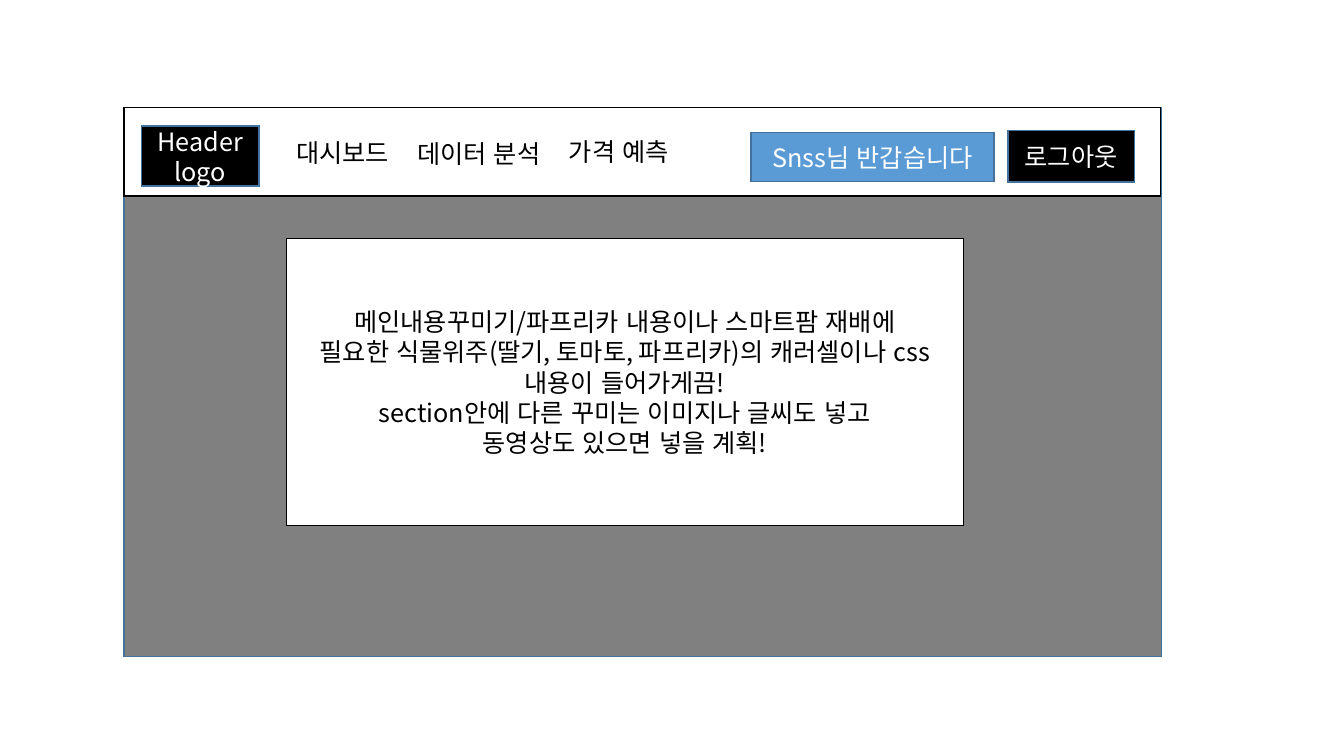
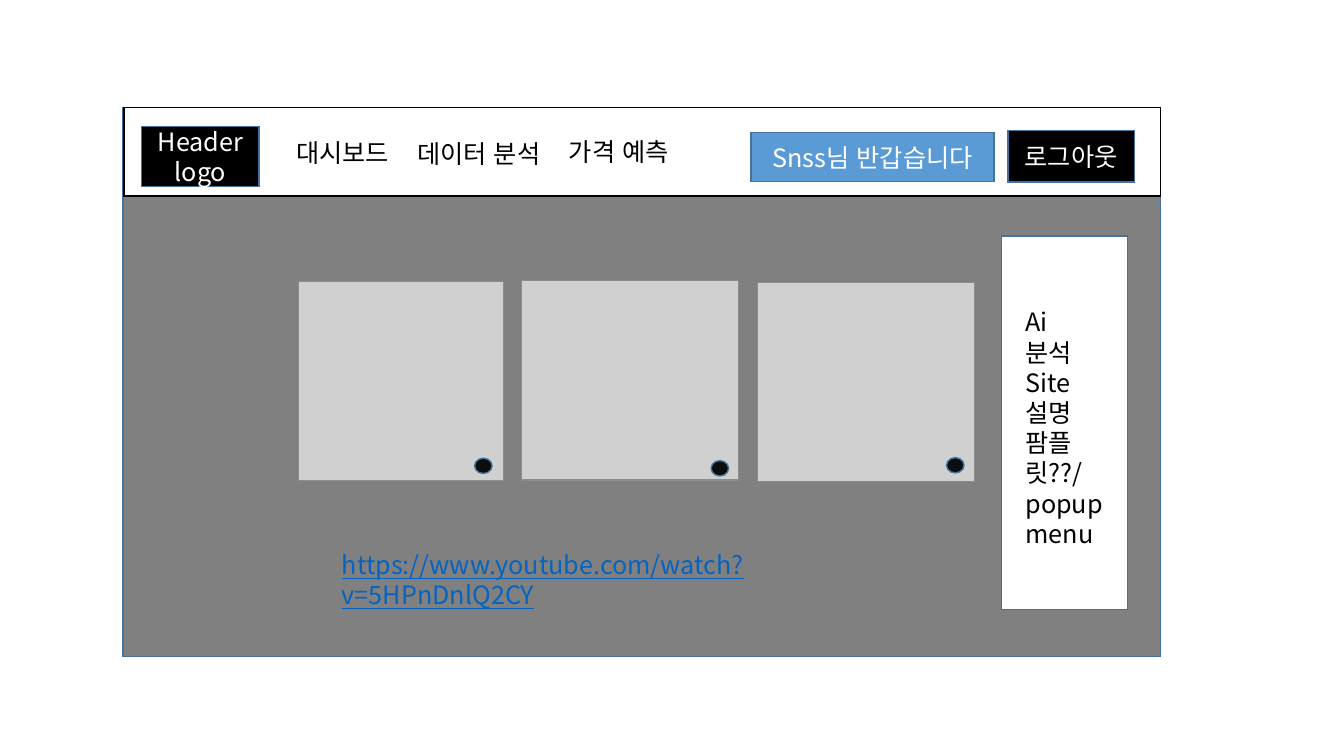
Before and after one commit to sky17892/python_1st_project, a slide deck: slide 3 of 1st_document/화면설계서.pptx (slide 2 before the commit). Drawn at 1344x756 pixels with LibreOffice and Linux fonts; fonts in the diff are those of the drawing; grey boxes stand for pictures. Boxes give left, top, right and bottom in pixels: in the first picture for what was removed or moved away, otherwise in the second. Text is boxed around its words. In the diff, an @@ line names an element or a change of style, - is before the commit and + after.

```diff
--- a/1st_document/화면설계서.pptx
+++ b/1st_document/화면설계서.pptx
@@ rectangle removed at (286, 238, 964, 525) @@
-메인내용꾸미기/파프리카 내용이나 스마트팜 재배에
-필요한 식물위주(딸기, 토마토, 파프리카)의 캐러셀이나 css내용이 들어가게끔!
-section안에 다른 꾸미는 이미지나 글씨도 넣고
-동영상도 있으면 넣을 계획!
@@ rectangle added at (1001, 236, 1127, 609), fill #FFFFFF, outline #43739E 1 pt @@
@@ picture added at (298, 282, 504, 481) @@
@@ picture added at (521, 281, 738, 481) @@
@@ picture added at (758, 283, 975, 482) @@
@@ text added at (1025, 311, 1082, 487), 18 pt, text #000000 @@
+Ai
+분석
+Site
+설명
+팜플릿??/popupmenu
@@ ellipse added at (475, 459, 492, 474), fill #0D0D0D, outline #43739E 1 pt @@
@@ ellipse added at (711, 461, 728, 476), fill #0D0D0D, outline #43739E 1 pt @@
@@ ellipse added at (947, 458, 964, 473), fill #0D0D0D, outline #43739E 1 pt @@
@@ text added at (342, 554, 744, 609), 18 pt, text #0563C1, underline @@
+https://www.youtube.com/watch?v=5HPnDnlQ2CY
```
Also in this commit, not shown: 1 other slide changed, 2 slides added, 1 other file.
